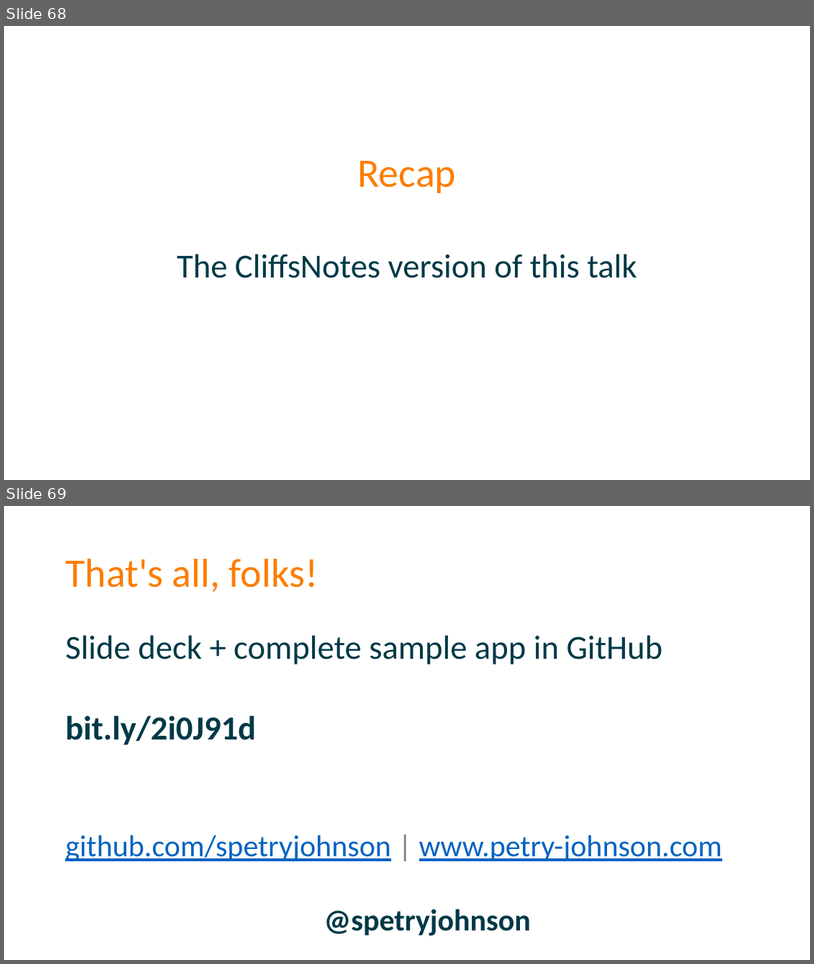
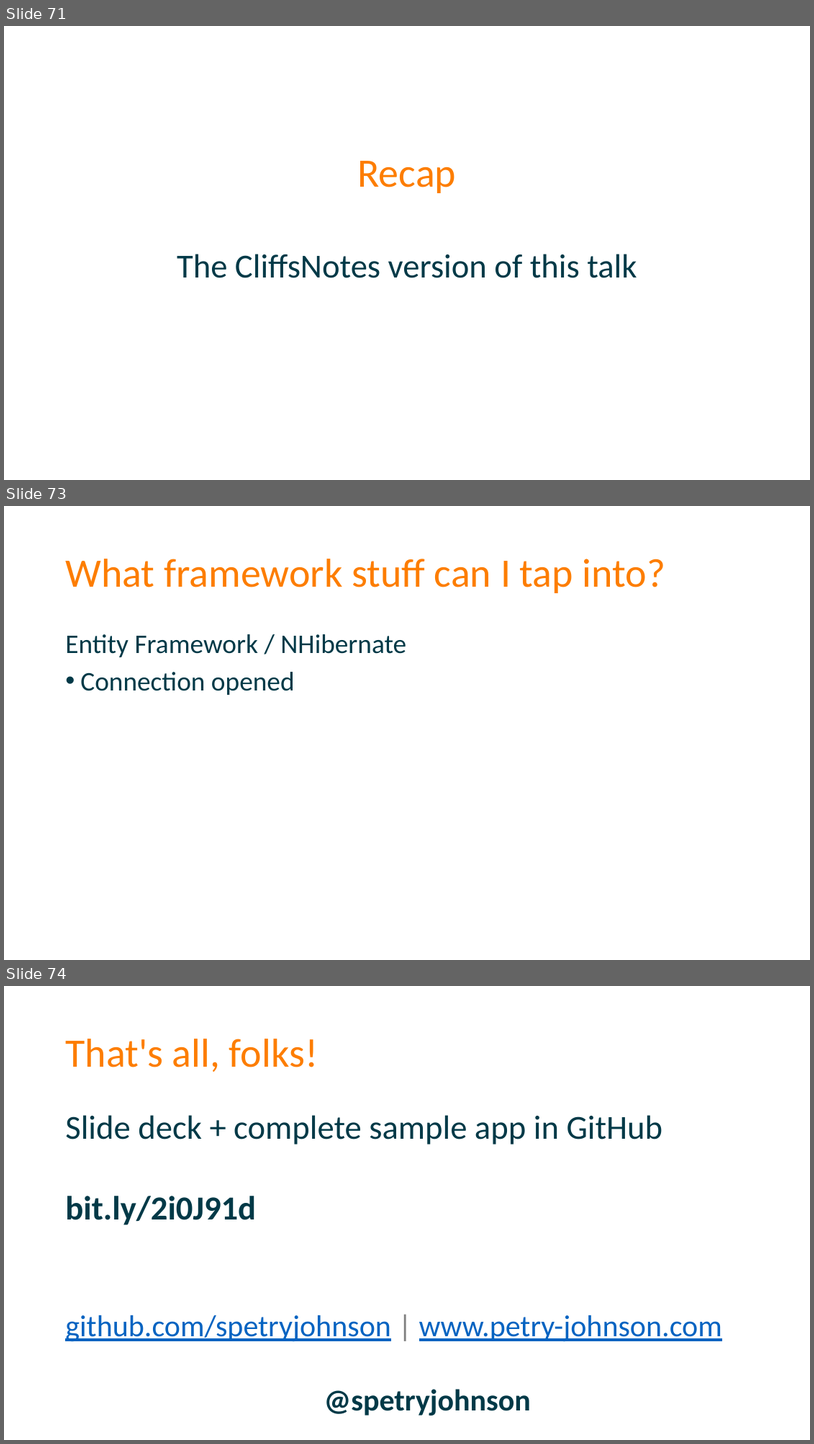
Before and after one commit to spetryjohnson/Talk---Dont-Write-Secure-Code-Design-Secure-Systems, a slide deck: Secure Systems - CodeMash 2017.pptx. Shown one above the other, each under a label of ours: slides 68 and 69 before the commit, slides 71, 73 and 74 after it; the slides between them are not shown. The pictures are 814x964 and 814x1444 pixels, drawn with LibreOffice and Linux fonts; fonts in the diff are those of the drawing. Boxes give left, top, right and bottom in pixels: in the first picture for what was removed or moved away, otherwise in the second. Text is boxed around its words. In the diff, an @@ line names an element or a change of style, - is before the commit and + after.

```diff
--- a/Secure Systems - CodeMash 2017.pptx
+++ b/Secure Systems - CodeMash 2017.pptx
@@ slide 73 added at [4,506,810,960], background #FFFFFF @@
@@ title added at [65,559,666,593], 48 pt, text #FD7D00 @@
+What framework stuff can I tap into?
@@ text added at [65,634,406,695], 32 pt, text #013947 @@
+Entity Framework / NHibernate
+• Connection opened
@@ what was slide 68 is now slide 71 @@
@@ what was slide 69 is now slide 74 @@
```
Also in this commit, not shown: 2 slides changed, 4 other slides added, 1 other file.
